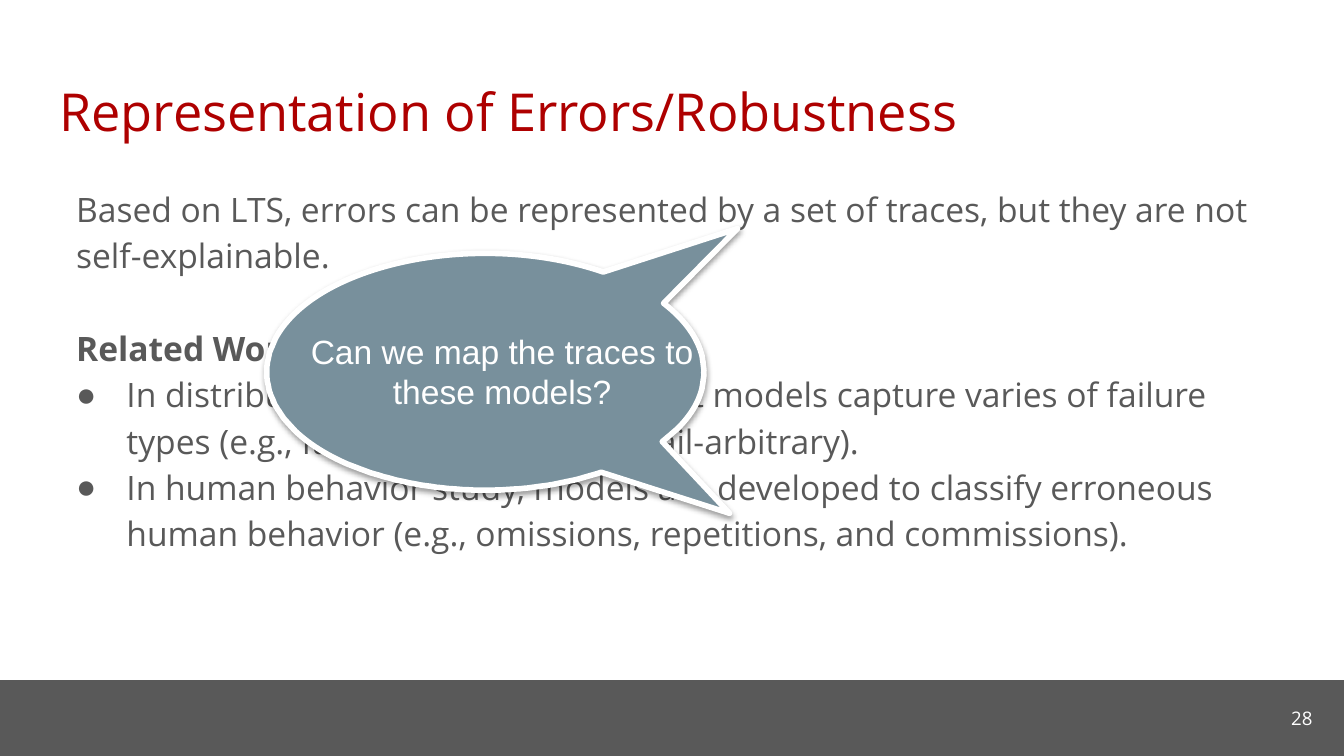
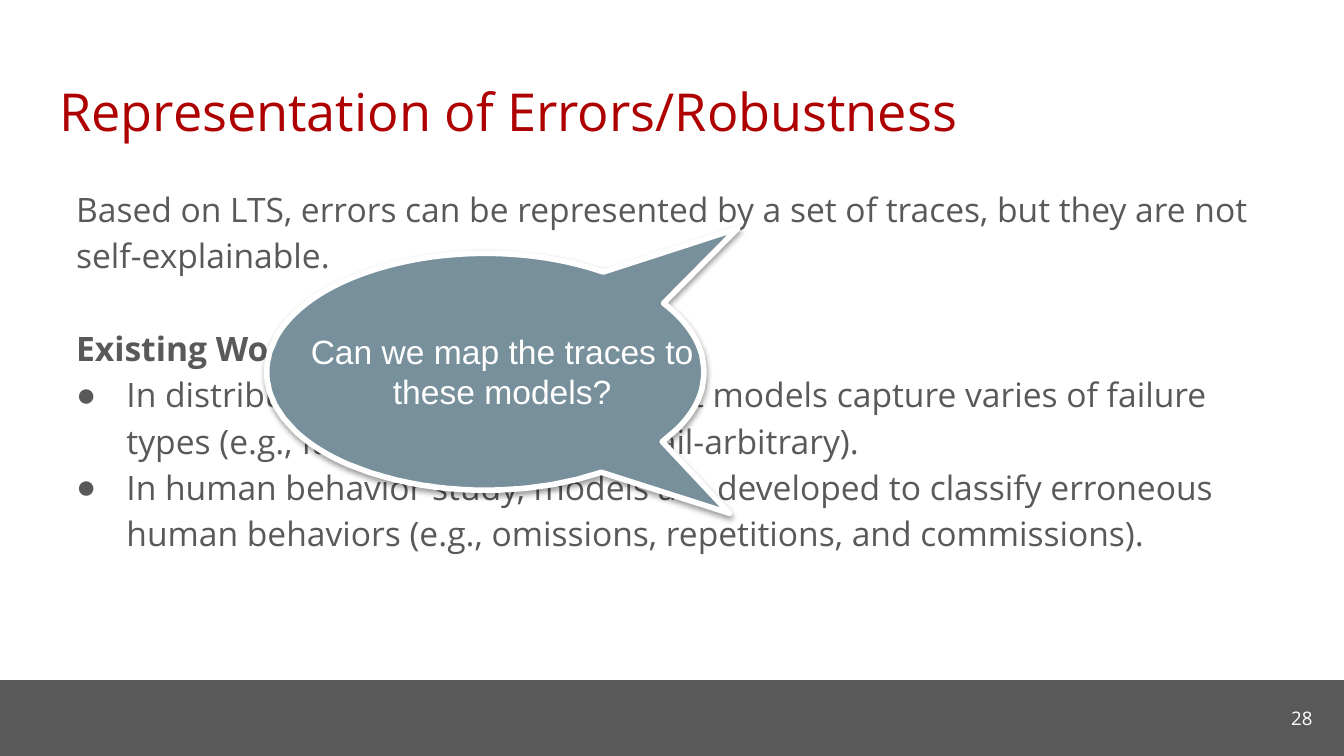
Before and after one commit to cmu-soda/Robustness, a slide deck: slide 28 of Robustness.pptx. Drawn at 1344x756 pixels with LibreOffice and Linux fonts; fonts in the diff are those of the drawing; background and template pictures are left out. Boxes give left, top, right and bottom in pixels: in the first picture for what was removed or moved away, otherwise in the second. Text is boxed around its words. In the diff, an @@ line names an element or a change of style, - is before the commit and + after.

Commit message:
Update slides

```diff
--- a/Robustness.pptx
+++ b/Robustness.pptx
@@ text at (x1=76, y1=330, x2=314, y2=371): text changed @@
-Related Work:
+Existing Work:
@@ text at (x1=126, y1=469, x2=1212, y2=554): text changed @@
-● In human behavior study, models are developed to classify erroneous human behavior (e.g., omissions, repetitions, and commissions).
+● In human behavior study, models are developed to classify erroneous human behaviors (e.g., omissions, repetitions, and commissions).
```
Also in this commit, not shown: 8 other slides changed, 1 slide added, 2 other files.
